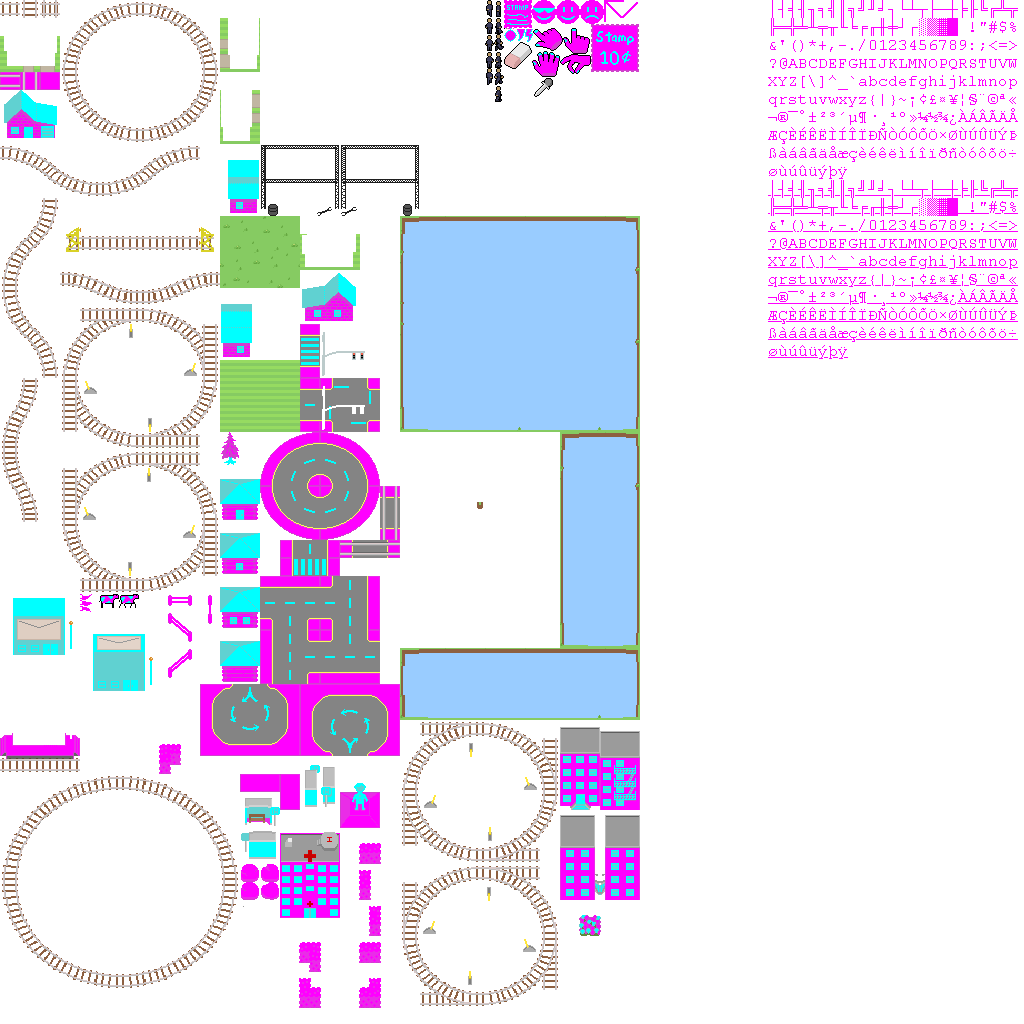
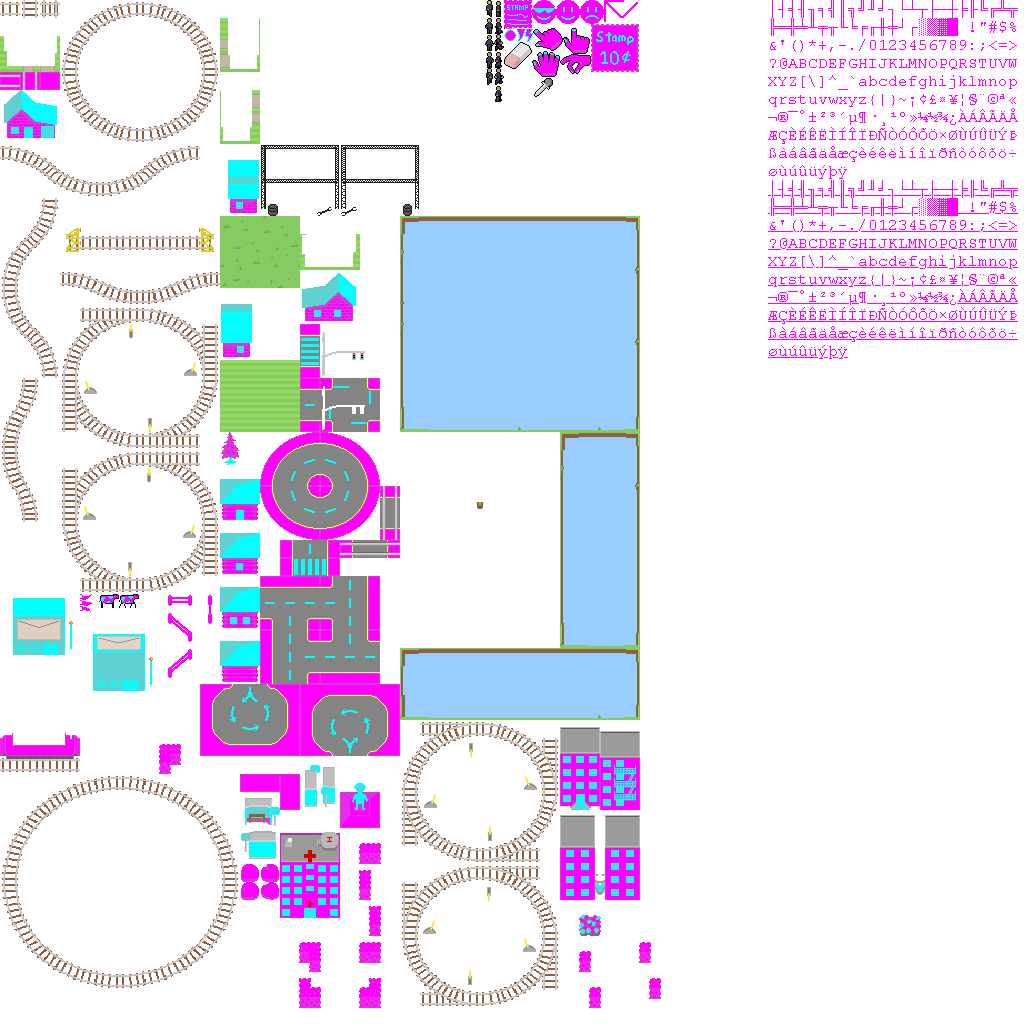
Comparing the layer stacks of the two 1024x1024 images. Changes:
painted on "base.png copy" over [360, 888, 661, 1008]
